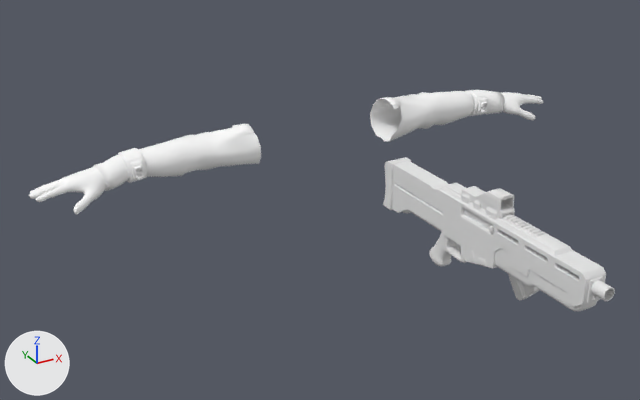
What one commit did to the FBX model Devil's Punishment v2/Assets/Devil's Punishment Source/Models/Entities/Player/First Person/Assault Rifle/assault rifle animations.fbx.
One viewpoint serves both versions: a 50 mm lens placed at (-13.7, -24.4, 24.0), pointed at (-2.5, -4.1, 13.9). The axes (+X, +Y, +Z) are drawn at lower left. The lights are the same throughout. Where no turn or scale is listed for an object, it has been applied to the vertices.
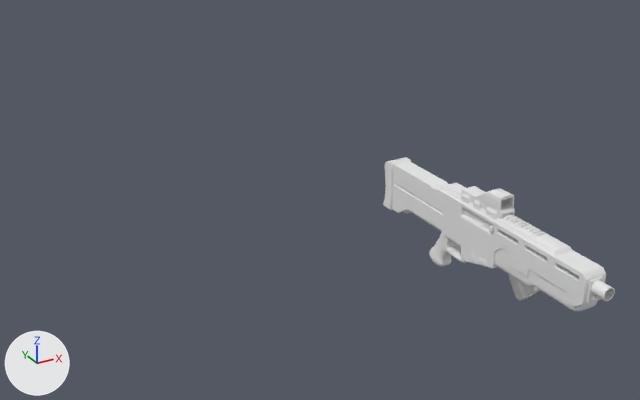
Boxes [x1, y1, x2, y2] around the edits, measured in the pictures (640 x 400 px):
```json
{"object": "Tops.013", "change": "deleted", "before": [93, 90, 505, 191]}
{"object": "Body.003", "change": "deleted", "before": [29, 92, 543, 214]}
{"object": "Cube.006", "change": "deleted", "before": [118, 90, 488, 183]}
```

Scene script edits in JSON lines:
```json
{"op": "remove", "block": "ob_cube_006", "code": ["ob_cube_006 = bpy.data.objects.new('Cube.006', me_cube_008)", "ob_cube_006.location = (0.0, 0.0, 0.0)"]}
{"op": "remove", "block": "ob_body_003", "code": ["ob_body_003 = bpy.data.objects.new('Body.003', me_body_003)", "ob_body_003.location = (0.0, 0.0, 0.0)"]}
{"op": "remove", "block": "ob_tops_013", "code": ["ob_tops_013 = bpy.data.objects.new('Tops.013', me_tops_015)", "ob_tops_013.location = (0.0, 0.0, 0.0)"]}
```
